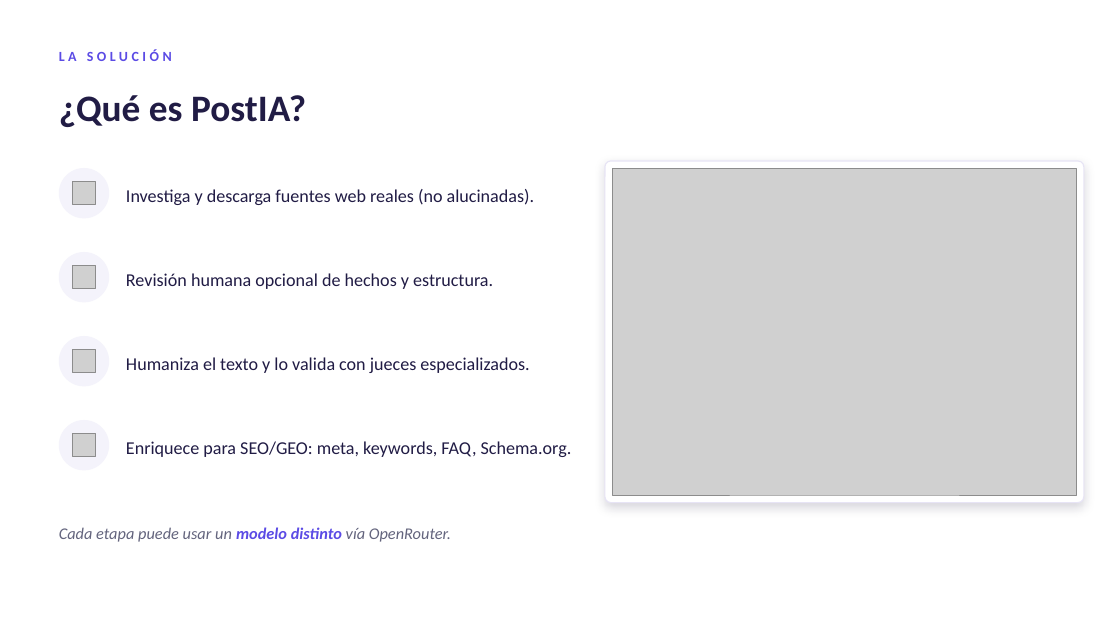
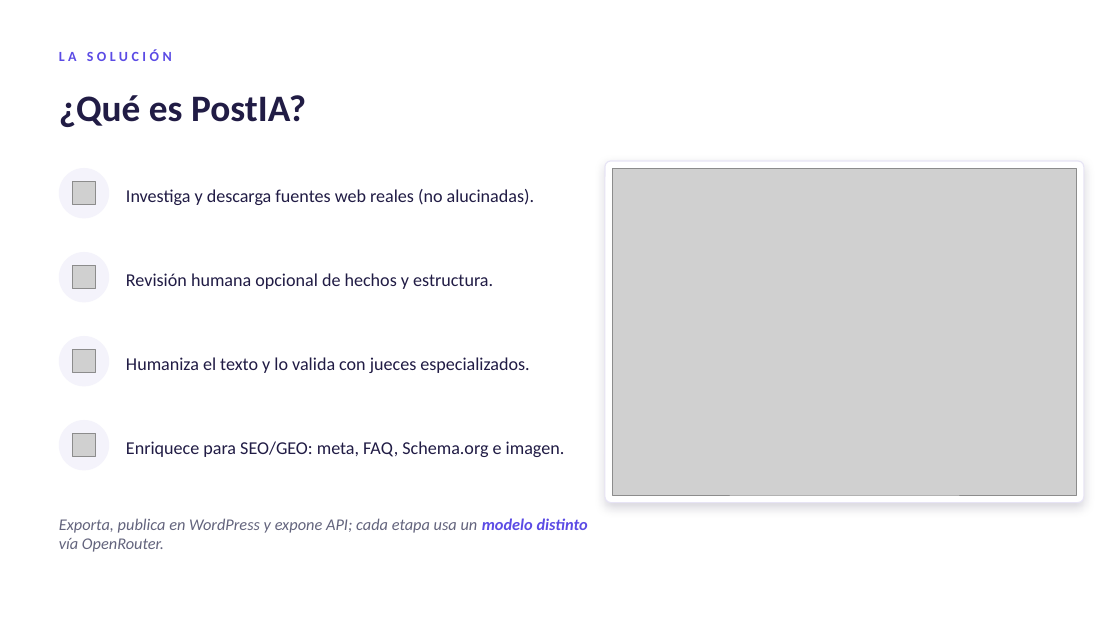
Before and after one commit to ruvelro/TFG_MasterIA_PostIA, a slide deck: slide 3 of docs/presentacion-postia.pptx. Drawn at 1120x630 pixels with LibreOffice and Linux fonts; fonts in the diff are those of the drawing; grey boxes stand for pictures. Boxes give left, top, right and bottom in pixels: in the first picture for what was removed or moved away, otherwise in the second. Text is boxed around its words. In the diff, an @@ line names an element or a change of style, - is before the commit and + after.

Commit message:
chore: integra cambios para depuracion

```diff
--- a/docs/presentacion-postia.pptx
+++ b/docs/presentacion-postia.pptx
@@ text at (126, 441, 565, 457): text changed @@
-Enriquece para SEO/GEO: meta, keywords, FAQ, Schema.org.
+Enriquece para SEO/GEO: meta, FAQ, Schema.org e imagen.
@@ text at (59, 518, 588, 552): text changed @@
-Cada etapa puede usar un modelo distinto vía OpenRouter.
+Exporta, publica en WordPress y expone API; cada etapa usa un modelo distinto vía OpenRouter.
```
Also in this commit, not shown: 5 other slides changed, 12 other files.
